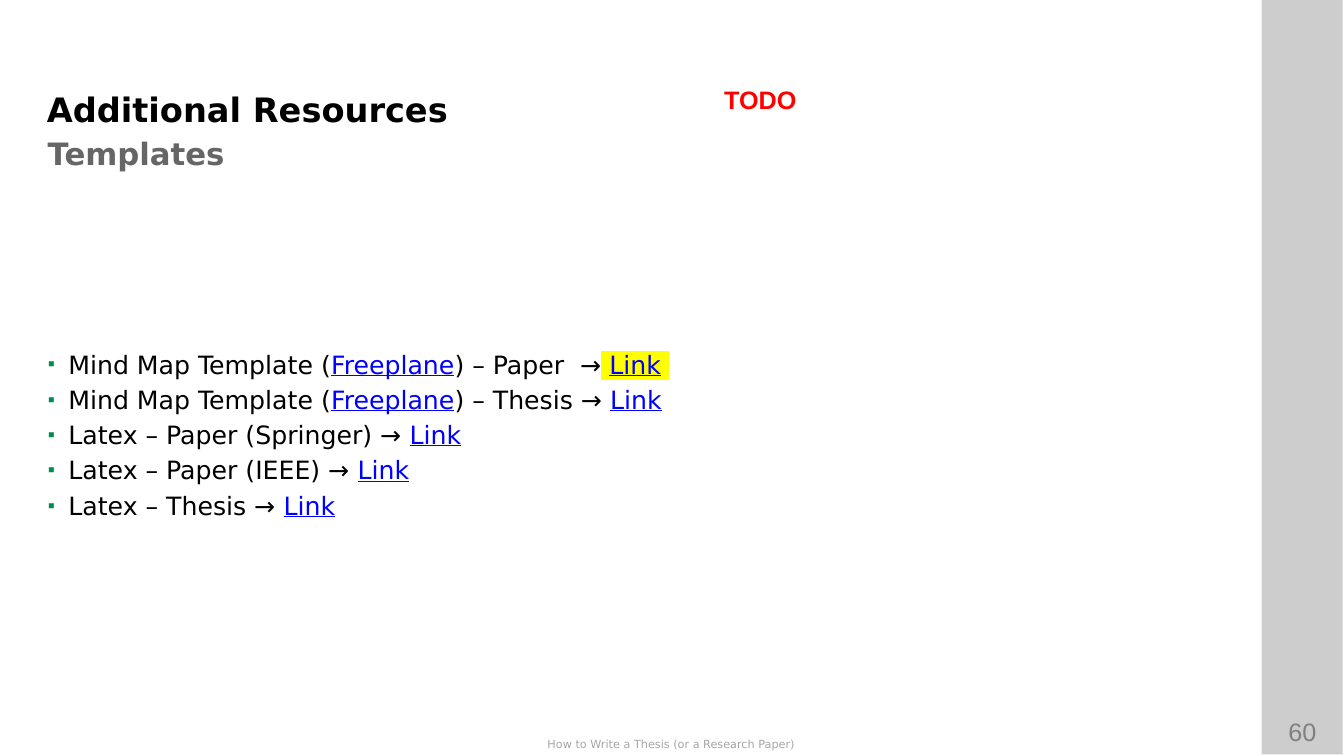
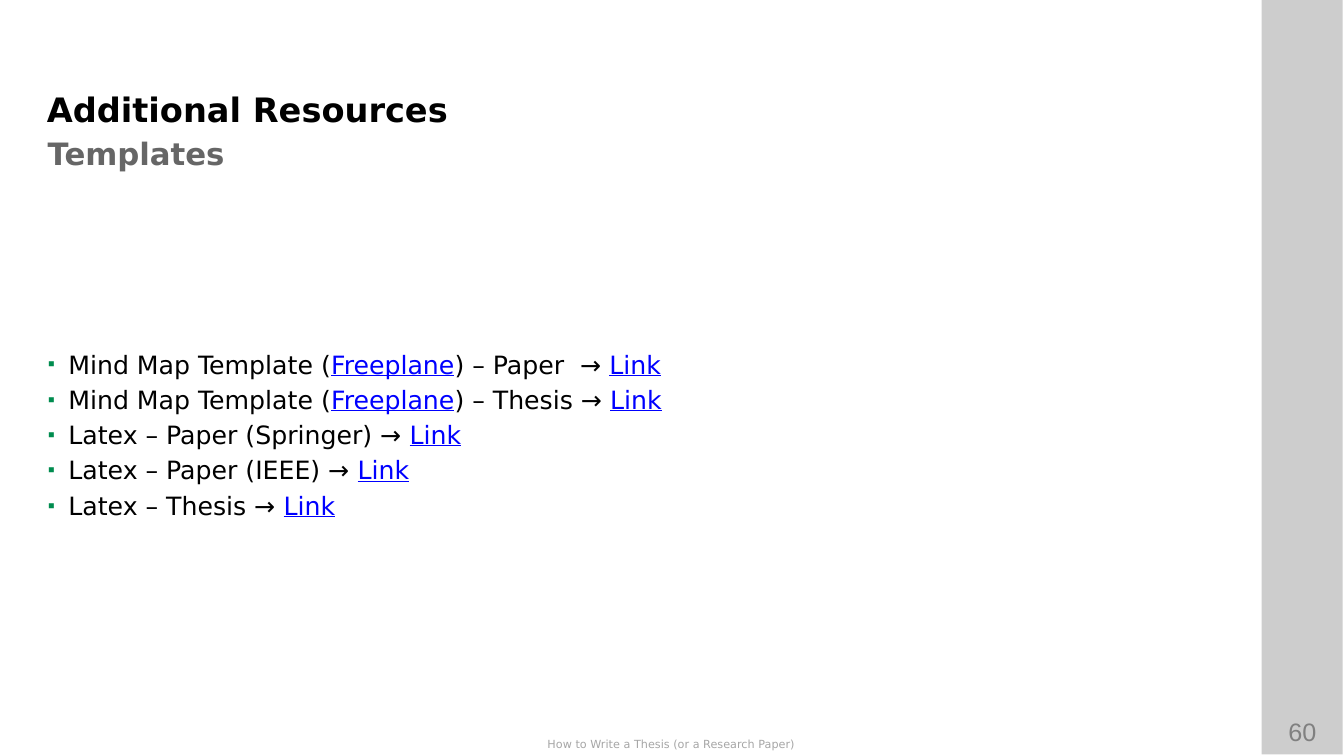
Before and after one commit to ETCE-LAB/How-To-Write-A-Paper-Thesis, a slide deck: slide 60 of How-to-Write-A-Paper-Thesis.pptx. Drawn at 1344x756 pixels with LibreOffice and Linux fonts; fonts in the diff are those of the drawing; background and template pictures are left out. Boxes give left, top, right and bottom in pixels: in the first picture for what was removed or moved away, otherwise in the second. Text is boxed around its words. In the diff, an @@ line names an element or a change of style, - is before the commit and + after.

```diff
--- a/How-to-Write-A-Paper-Thesis.pptx
+++ b/How-to-Write-A-Paper-Thesis.pptx
@@ text removed at (724, 91, 796, 110) @@
-TODO
@@ text at (68, 355, 661, 380): highlight #FFFF00 to none in "Link" @@
```
Also in this commit, not shown: 3 other slides changed, 3 other files.
